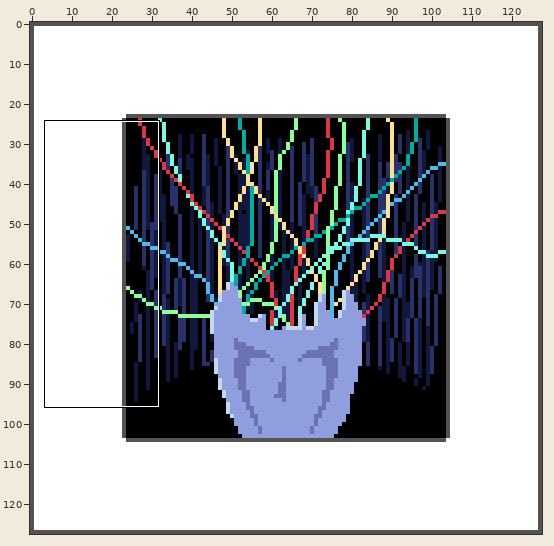
A pixel-art file gets an edit: 07 - Memory-2/Memory2-1.4.aseprite. Above, an overview of the earlier version with the close-up marked.
Close-up. Earlier state:
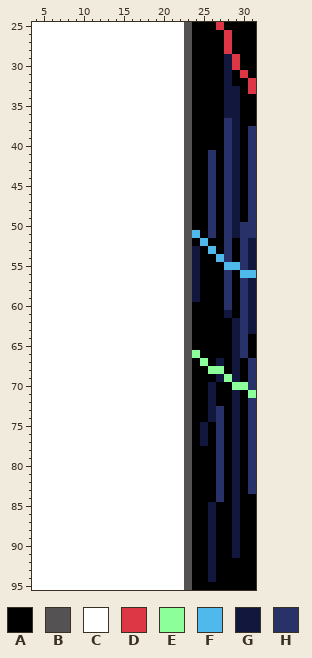
128x128 pixels, 1 frame. Shown: x 4..31, y 25..95.
Visible layers, top first: "border", "80-background", "Layer 5", "Layer 1 Copy", "Layer 4", "Layer 3", "128-background".
Palette (. is transparent): A #000000  B #545252  C #ffffff  D #dd3745  E #8cff9b  F #50b9eb  G #12173d  H #293268
Pixels before, first column x 4:
25 CCCCCCCCCCCCCCCCCCCBAAADAAAA
26 CCCCCCCCCCCCCCCCCCCBAAAADAAA
27 CCCCCCCCCCCCCCCCCCCBAAAADAAA
28 CCCCCCCCCCCCCCCCCCCBAAAADAAA
29 CCCCCCCCCCCCCCCCCCCBAAAAGDAA
30 CCCCCCCCCCCCCCCCCCCBAAAAGDAA
31 CCCCCCCCCCCCCCCCCCCBAAAAGADA
32 CCCCCCCCCCCCCCCCCCCBAAAAGAAD
33 CCCCCCCCCCCCCCCCCCCBAAAAGGAD
34 CCCCCCCCCCCCCCCCCCCBAAAAGGAA
35 CCCCCCCCCCCCCCCCCCCBAAAAGGAA
36 CCCCCCCCCCCCCCCCCCCBAAAAGGAA
37 CCCCCCCCCCCCCCCCCCCBAAAAHGAA
38 CCCCCCCCCCCCCCCCCCCBAAAAHGAH
39 CCCCCCCCCCCCCCCCCCCBAAAAHGAH
40 CCCCCCCCCCCCCCCCCCCBAAAAHGAH
41 CCCCCCCCCCCCCCCCCCCBAAHAHGAH
42 CCCCCCCCCCCCCCCCCCCBAAHAHGAH
43 CCCCCCCCCCCCCCCCCCCBAAHAHGAH
44 CCCCCCCCCCCCCCCCCCCBAAHAHGAH
45 CCCCCCCCCCCCCCCCCCCBAAHAHGAH
46 CCCCCCCCCCCCCCCCCCCBAAHAHGAH
47 CCCCCCCCCCCCCCCCCCCBAAHAHGAH
48 CCCCCCCCCCCCCCCCCCCBAAHAHGAH
49 CCCCCCCCCCCCCCCCCCCBAAHAHGAH
50 CCCCCCCCCCCCCCCCCCCBAAHAHGHH
51 CCCCCCCCCCCCCCCCCCCBFAHAHGHH
52 CCCCCCCCCCCCCCCCCCCBAFAAHAHG
53 CCCCCCCCCCCCCCCCCCCBGAFAHAHG
54 CCCCCCCCCCCCCCCCCCCBGAAFHAHG
55 CCCCCCCCCCCCCCCCCCCBGAAAFFHG
56 CCCCCCCCCCCCCCCCCCCBGAAAHAFF
57 CCCCCCCCCCCCCCCCCCCBGAAAHAHG
58 CCCCCCCCCCCCCCCCCCCBGAAAHAHG
59 CCCCCCCCCCCCCCCCCCCBGAAAHAHG
60 CCCCCCCCCCCCCCCCCCCBAAAAHAHG
61 CCCCCCCCCCCCCCCCCCCBAAAAGAHG
62 CCCCCCCCCCCCCCCCCCCBAAAAAGHG
63 CCCCCCCCCCCCCCCCCCCBAAAAAGHG
64 CCCCCCCCCCCCCCCCCCCBAAAAAGHA
65 CCCCCCCCCCCCCCCCCCCBAAAAAGHA
66 CCCCCCCCCCCCCCCCCCCBEAAAAGHA
67 CCCCCCCCCCCCCCCCCCCBAEAGAGAH
68 CCCCCCCCCCCCCCCCCCCBAAEEAGAH
69 CCCCCCCCCCCCCCCCCCCBAAAGEGAH
70 CCCCCCCCCCCCCCCCCCCBAAGAAEEH
71 CCCCCCCCCCCCCCCCCCCBAAGAAGAE
72 CCCCCCCCCCCCCCCCCCCBAAGAAGAH
73 CCCCCCCCCCCCCCCCCCCBAAGHAGAH
74 CCCCCCCCCCCCCCCCCCCBAAGHAGAH
75 CCCCCCCCCCCCCCCCCCCBAGAHAGAH
76 CCCCCCCCCCCCCCCCCCCBAGAHAGAH
77 CCCCCCCCCCCCCCCCCCCBAGAHAGAH
78 CCCCCCCCCCCCCCCCCCCBAAAHAGAH
79 CCCCCCCCCCCCCCCCCCCBAAAHAGAH
80 CCCCCCCCCCCCCCCCCCCBAAAHAGAH
81 CCCCCCCCCCCCCCCCCCCBAAAHAGAH
82 CCCCCCCCCCCCCCCCCCCBAAAHAGAH
83 CCCCCCCCCCCCCCCCCCCBAAAHAGAH
84 CCCCCCCCCCCCCCCCCCCBAAAHAGAA
85 CCCCCCCCCCCCCCCCCCCBAAGAAGAA
86 CCCCCCCCCCCCCCCCCCCBAAGAAGAA
87 CCCCCCCCCCCCCCCCCCCBAAGAAGAA
88 CCCCCCCCCCCCCCCCCCCBAAGAAGAA
89 CCCCCCCCCCCCCCCCCCCBAAGAAGAA
90 CCCCCCCCCCCCCCCCCCCBAAGAAGAA
91 CCCCCCCCCCCCCCCCCCCBAAGAAGAA
92 CCCCCCCCCCCCCCCCCCCBAAGAAAAA
93 CCCCCCCCCCCCCCCCCCCBAAGAAAAA
94 CCCCCCCCCCCCCCCCCCCBAAGAAAAA
95 CCCCCCCCCCCCCCCCCCCBAAAAAAAA
And afterwards:
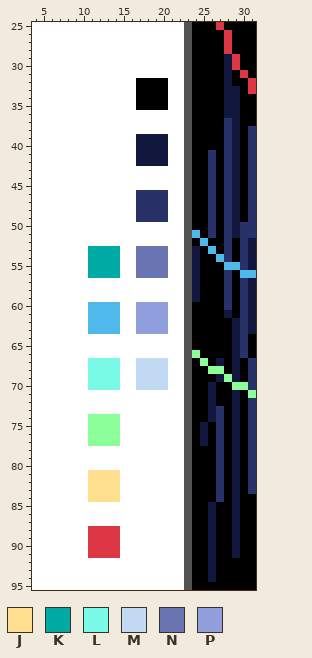
Colours new in this view: J #ffe091  K #00aaa5  L #78fae6  M #c1d9f2  N #6b74b2  P #909edd
What changed:
{"change": "layer \"Layer 6\" added"}
{"where": "layer \"Layer 6\""}
{"y":32,"x":17,"old":"CCCC","new":"AAAA"}
{"y":33,"x":17,"old":"CCCC","new":"AAAA"}
{"y":34,"x":17,"old":"CCCC","new":"AAAA"}
{"y":35,"x":17,"old":"CCCC","new":"AAAA"}
{"y":39,"x":17,"old":"CCCC","new":"GGGG"}
{"y":40,"x":17,"old":"CCCC","new":"GGGG"}
{"y":41,"x":17,"old":"CCCC","new":"GGGG"}
{"y":42,"x":17,"old":"CCCC","new":"GGGG"}
{"y":46,"x":17,"old":"CCCC","new":"HHHH"}
{"y":47,"x":17,"old":"CCCC","new":"HHHH"}
{"y":48,"x":17,"old":"CCCC","new":"HHHH"}
{"y":49,"x":17,"old":"CCCC","new":"HHHH"}
{"y":53,"x":11,"old":"CCCC","new":"KKKK"}
{"y":53,"x":17,"old":"CCCC","new":"NNNN"}
{"y":54,"x":11,"old":"CCCC","new":"KKKK"}
{"y":54,"x":17,"old":"CCCC","new":"NNNN"}
{"y":55,"x":11,"old":"CCCC","new":"KKKK"}
{"y":55,"x":17,"old":"CCCC","new":"NNNN"}
{"y":56,"x":11,"old":"CCCC","new":"KKKK"}
{"y":56,"x":17,"old":"CCCC","new":"NNNN"}
{"y":60,"x":11,"old":"CCCC","new":"FFFF"}
{"y":60,"x":17,"old":"CCCC","new":"PPPP"}
{"y":61,"x":11,"old":"CCCC","new":"FFFF"}
{"y":61,"x":17,"old":"CCCC","new":"PPPP"}
{"y":62,"x":11,"old":"CCCC","new":"FFFF"}
{"y":62,"x":17,"old":"CCCC","new":"PPPP"}
{"y":63,"x":11,"old":"CCCC","new":"FFFF"}
{"y":63,"x":17,"old":"CCCC","new":"PPPP"}
{"y":67,"x":11,"old":"CCCC","new":"LLLL"}
{"y":67,"x":17,"old":"CCCC","new":"MMMM"}
{"y":68,"x":11,"old":"CCCC","new":"LLLL"}
{"y":68,"x":17,"old":"CCCC","new":"MMMM"}
{"y":69,"x":11,"old":"CCCC","new":"LLLL"}
{"y":69,"x":17,"old":"CCCC","new":"MMMM"}
{"y":70,"x":11,"old":"CCCC","new":"LLLL"}
{"y":70,"x":17,"old":"CCCC","new":"MMMM"}
{"y":74,"x":11,"old":"CCCC","new":"EEEE"}
{"y":75,"x":11,"old":"CCCC","new":"EEEE"}
{"y":76,"x":11,"old":"CCCC","new":"EEEE"}
{"y":77,"x":11,"old":"CCCC","new":"EEEE"}
{"y":81,"x":11,"old":"CCCC","new":"JJJJ"}
{"y":82,"x":11,"old":"CCCC","new":"JJJJ"}
{"y":83,"x":11,"old":"CCCC","new":"JJJJ"}
{"y":84,"x":11,"old":"CCCC","new":"JJJJ"}
{"y":88,"x":11,"old":"CCCC","new":"DDDD"}
{"y":89,"x":11,"old":"CCCC","new":"DDDD"}
{"y":90,"x":11,"old":"CCCC","new":"DDDD"}
{"y":91,"x":11,"old":"CCCC","new":"DDDD"}
